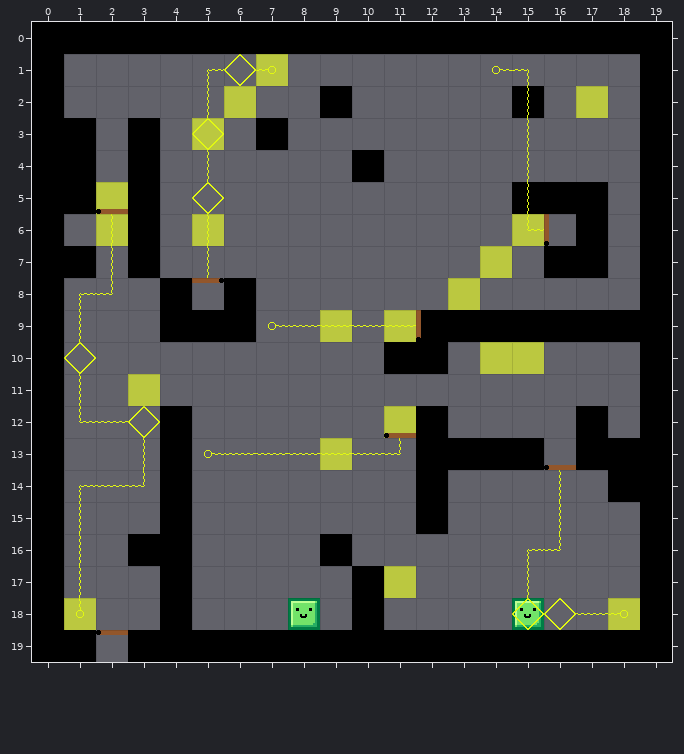
A Tiled map (JSON) gets an edit: Assets/Level_Editor/TileMap/Test.tmj. The picture above was drawn from the file before the commit.
Cells are 32x32 px. Shown: x 0..19, y 0..19.
After the commit:
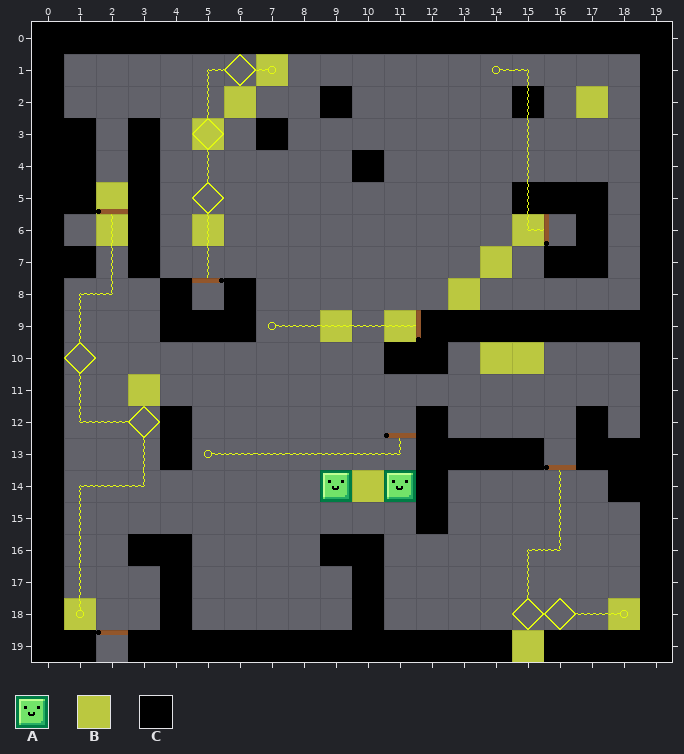
Key: from "tileSet": A 31, B 32, C 33.
_ is an empty cell, . an unchanged one.
Difference:
--- layer "Blocks"
@@ x 4..15 @@
-12 .......B....
-13 .....B......
-14 C....__.....
-15 C...........
-16 ......_.....
-17 .......B....
-18 ....A.......
-19 ...........C
+12 ......._....
+13 ....._......
+14 _....AB.....
+15 _...........
+16 ......C.....
+17 ......._....
+18 ...._.......
+19 ...........B
--- layer "Player"
@@ x 11..11 @@
-14 _
+14 A
@@ x 15..15 @@
-18 A
+18 _
Pixel boxes of the changes (left, top, right, bottom) in both pictures:
removed: (384, 406, 416, 438)
changed: (320, 438, 416, 502)
removed: (160, 470, 192, 534)
changed: (352, 534, 416, 598)
removed: (288, 598, 320, 630)
changed: (512, 598, 544, 662)
